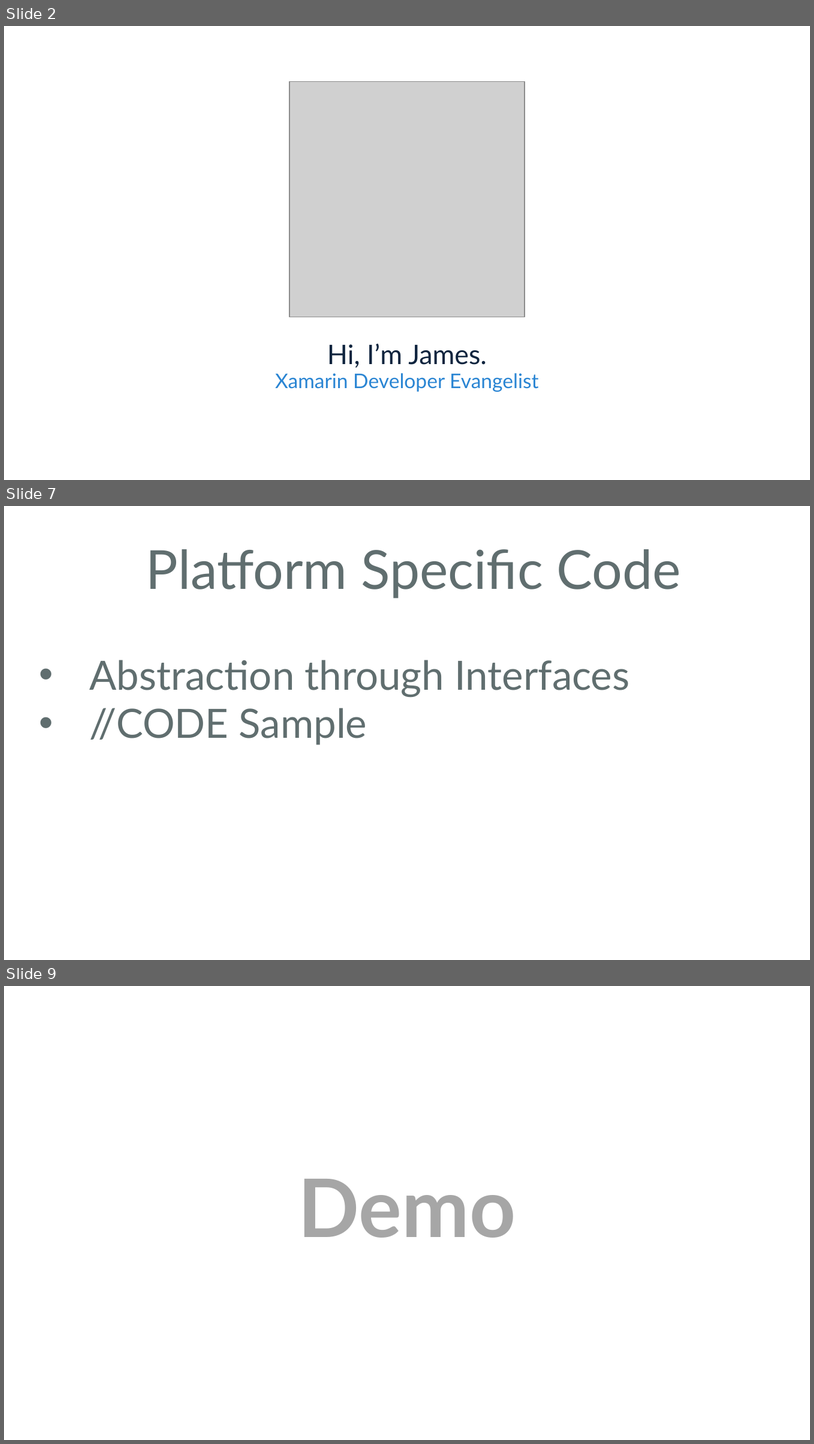
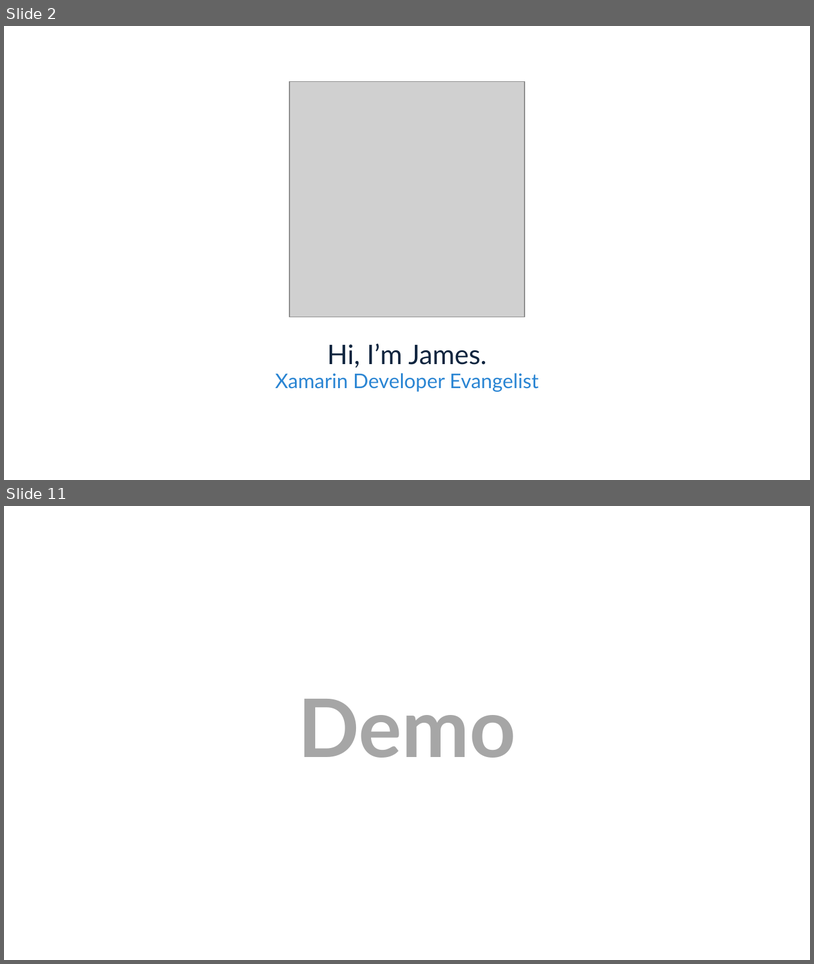
Before and after one commit to jamesmontemagno/PlanetXamarin, a slide deck: PCLinVS.ppt. Shown one above the other, each under a label of ours: slides 2, 7 and 9 before the commit, slides 2 and 11 after it; the slides between them are not shown. The pictures are 814x1444 and 814x964 pixels, drawn with LibreOffice and Linux fonts; fonts in the diff are those of the drawing; grey boxes stand for pictures; background and template pictures are left out. Boxes give left, top, right and bottom in pixels: in the first picture for what was removed or moved away, otherwise in the second. Text is boxed around its words. In the diff, an @@ line names an element or a change of style, - is before the commit and + after.

```diff
--- a/PCLinVS.ppt
+++ b/PCLinVS.ppt
@@ slide 7 removed at [4, 506, 810, 960], background #FFFFFF @@
@@ text removed at [146, 549, 681, 598] @@
-Platform Specific Code
@@ text removed at [89, 660, 630, 745] @@
-• Abstraction through Interfaces
-• //CODE Sample
@@ what was slide 9 is now slide 11 @@
```
Also in this commit, not shown: 2 slides changed, 6 slides added, 3 other slides removed.
